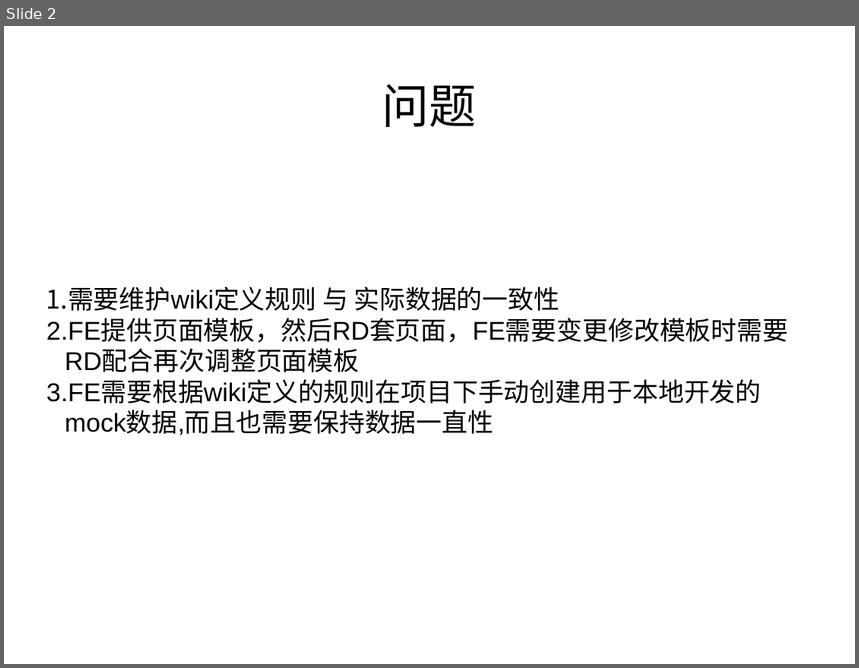
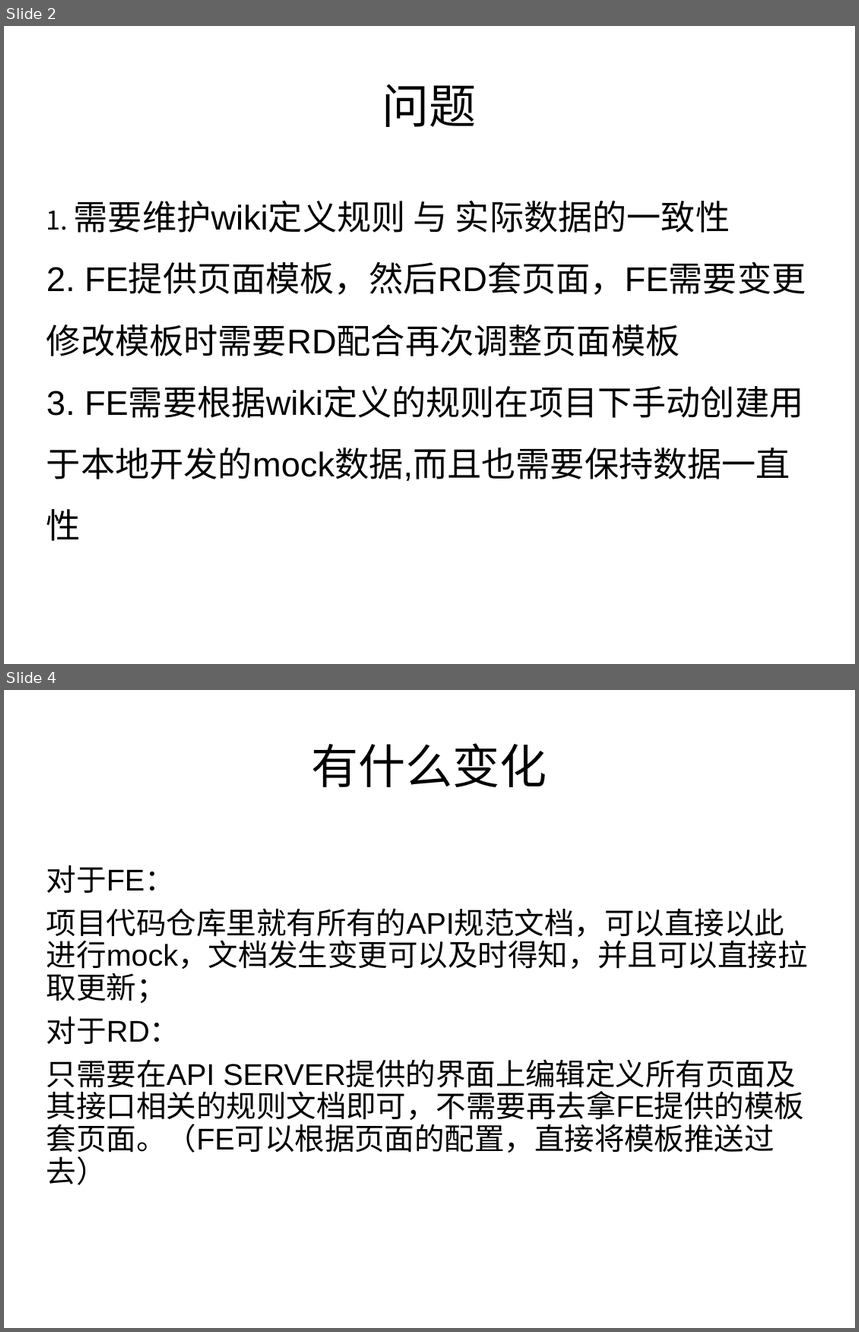
Before and after one commit to RK-WJW/RK, a slide deck: dd/1.pptx. Shown one above the other, each under a label of ours: slide 2 before the commit, slides 2 and 4 after it; the slides between them are not shown. The pictures are 859x668 and 859x1332 pixels, drawn with LibreOffice and Linux fonts; fonts in the diff are those of the drawing. Boxes give left, top, right and bottom in pixels: in the first picture for what was removed or moved away, otherwise in the second. Text is boxed around its words. In the diff, an @@ line names an element or a change of style, - is before the commit and + after.

```diff
--- a/dd/1.pptx
+++ b/dd/1.pptx
@@ slide 4 added at [4, 690, 855, 1328], background #FFFFFF @@
@@ title added at [312, 743, 547, 787], 44 pt, text #000000 @@
+有什么变化
@@ text added at [47, 865, 808, 1186], 28 pt, text #000000 @@
+对于FE：
+项目代码仓库里就有所有的API规范文档，可以直接以此进行mock，文档发生变更可以及时得知，并且可以直接拉取更新；
+对于RD：
+只需要在API SERVER提供的界面上编辑定义所有页面及其接口相关的规则文档即可，不需要再去拿FE提供的模板套页面。（FE可以根据页面的配置，直接将模板推送过去）
@@ slide 2 changed as well @@
@@ text "需要维护wiki定义规则 与 实际数据的一致性" at [47, 201, 806, 541]: size 24 to 32 pt; line spacing 1 to 1.5 @@
```
Also in this commit, not shown: 2 other slides changed, 2 other slides added, 1 slide removed.
